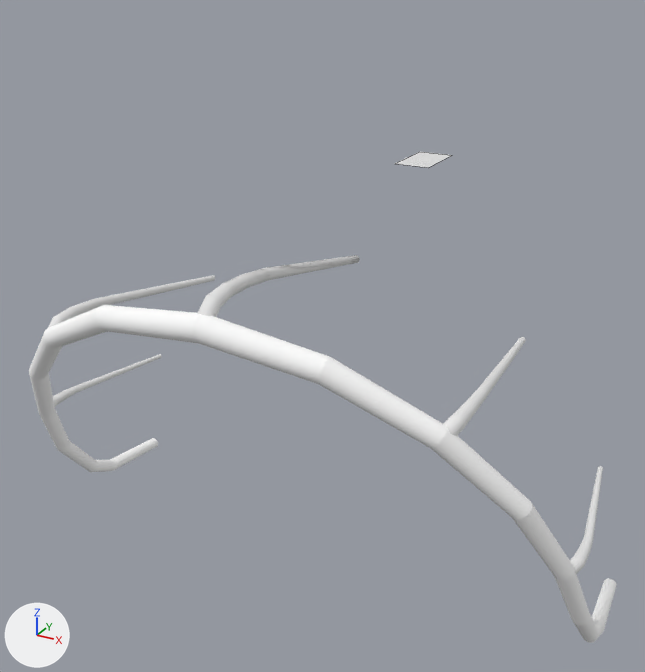
The Blender file Models/Things/surfKite/gargoyle.blend: old version first, new version second.
Camera for both pictures: a camera (50 mm lens) standing at (2.46, -3.25, 1.73) and looking at (-0.4, 1.95, -0.87). Arrows for +X, +Y and +Z are at lower left; the lights stay in place. Mesh edges are drawn as thin lines on the coarser meshes.

Names of what the first picture shows: 'Leading Edge', 'Plane', 'Strut'.
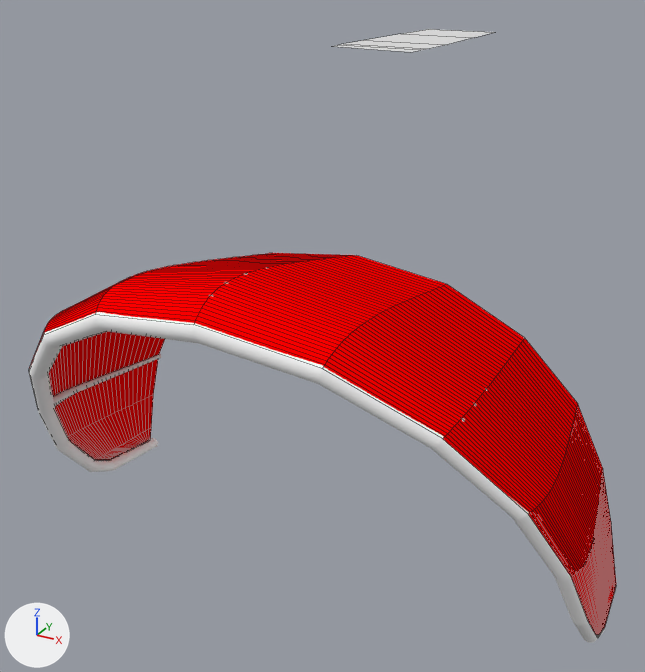
Commit message: gargoyle h2o trainer kite ...

Pixel boxes (x1, y1, x2, y2) of what changed, in the pictures (645 x 672 px):
'Sail', shown (red)
    after: (29, 253, 616, 636)
'R1', added
    after: (332, 29, 494, 52)
'Plane', deleted
    before: (395, 152, 452, 168)
'Strut', unchanged, covered by the edit
    before: (48, 255, 603, 574)
    after: (53, 255, 591, 551)

Diff of the bpy script that builds the scene:
```diff
--- a/Models/Things/surfKite/gargoyle.blend.py
+++ b/Models/Things/surfKite/gargoyle.blend.py
@@ me_plane_1 @@
+me_plane_1.from_pydata([(-2.11, 1.28, 0.0), (2.15, 1.28, 0.0), (-1.92, 3.28, 0.0), (2.13, 3.28, 0.0), (-2.33, -1.05, 0.0), (2.24, -1.05, 0.0), (-2.38, -2.27, 0.0), (2.2, -2.27, 0.0), (-2.33, -3.02, 0.0), (2.03, -3.27, 0.0), (2.14, -2.75, 0.0), (-2.36, -2.63, 0.0)], [], [(0, 1, 3, 2), (1, 0, 4, 5), (5, 4, 6, 7), (10, 11, 8, 9), (7, 6, 11, 10)])
@@ ob_plane @@
-ob_plane = bpy.data.objects.new('Plane', me_plane)
-ob_plane.location = (-0.538, 4.058, -0.014)
-ob_plane.scale = (0.157, 0.278, 1.0)
@@ ob_sail @@
 _m = ob_sail.modifiers.new('Modifier', 'MIRROR')
 _m.mirror_object = ob_kite_center
-ob_sail.hide_viewport = True
@@ ob_r1 @@
+ob_r1 = bpy.data.objects.new('R1', me_plane_1)
+ob_r1.parent = ob_individualcoloredstruts
+ob_r1.location = (-0.535, 3.844, 1.013)
+ob_r1.scale = (0.157, 0.278, 1.0)
@@ ob_individualcoloredstruts @@
+ob_individualcoloredstruts = bpy.data.objects.new('IndividualColoredStruts', None)
+ob_individualcoloredstruts.location = (0.0, 0.0, 0.0)
```
